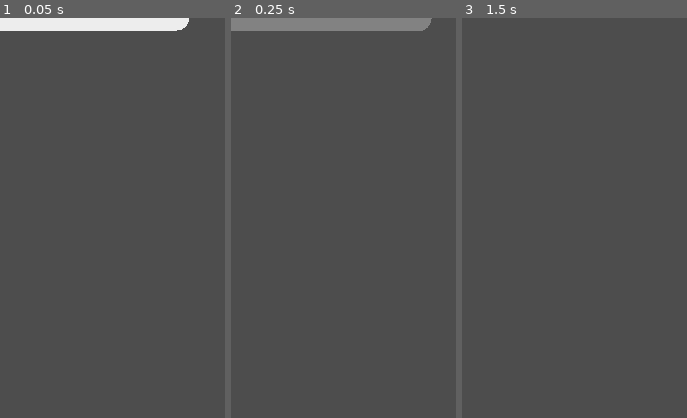
Above: before the commit, frames 1-3 (left to right).
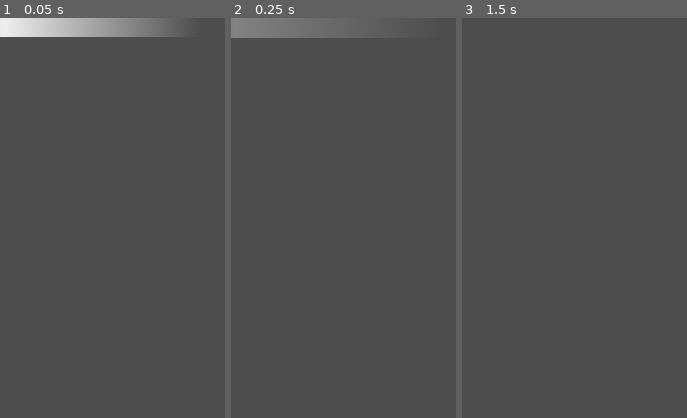
Above: after the commit, the same moments.

Repository: Revelnaut/blokki
Game: Godot game, scene res://horizontal_destruction_line.tscn
Same seed, same stepped clock (60 frames per second), same inputs: the game is played once before the commit and once after it. This scene is started directly instead of the project's main scene.
Inputs (mouse positions are % of the whole screen's width and height, from its top left):
- Up to frame 1 (0.05 s): no input
- Up to frame 2 (0.25 s): no input
- Up to frame 3 (1.5 s): tap Enter at 0.5 s; move the mouse to (72, 45) at 0.52 s; hold Up 0.53-1.28 s; click (72, 45) at 0.67 s; tap Space at 1.25 s; move the mouse to (30, 55) at 1.27 s; hold Down from 1.28 s (still down)
The pictures show only the part of the screen within x 0-50%, y 0-50%; the shares and areas given below are measured in that part.

The runs differ from the first frame. In frame 1, 3.3% of the frame differs, in the area x 0-84%, y 0-5%; in frame 2, 2.3%; in frame 3, nothing differs.

Commit message:
Revert back from the mistake that was the visual overhaul. Add Android icons.

Diff:
--- a/horizontal_destruction_line.tscn
+++ b/horizontal_destruction_line.tscn
@@ -1,6 +1,42 @@
-[gd_scene load_steps=5 format=3 uid="uid://2qlx8tunm5fo"]
+[gd_scene load_steps=9 format=3 uid="uid://2qlx8tunm5fo"]
 
 [ext_resource type="Script" path="res://horizontal_destruction_line.gd" id="1_4latr"]
+
+[sub_resource type="Gradient" id="Gradient_f0bfg"]
+offsets = PackedFloat32Array(0, 0.289617, 0.710383, 1)
+colors = PackedColorArray(1, 1, 1, 0, 1, 1, 1, 1, 1, 1, 1, 1, 1, 1, 1, 0)
+
+[sub_resource type="GradientTexture2D" id="GradientTexture2D_yl1fi"]
+gradient = SubResource("Gradient_f0bfg")
+width = 256
+height = 256
+
+[sub_resource type="Animation" id="Animation_hh63m"]
+length = 0.001
+tracks/0/type = "value"
+tracks/0/imported = false
+tracks/0/enabled = true
+tracks/0/path = NodePath(".:scale")
+tracks/0/interp = 1
+tracks/0/loop_wrap = true
+tracks/0/keys = {
+"times": PackedFloat32Array(0),
+"transitions": PackedFloat32Array(1),
+"update": 0,
+"values": [Vector2(1, 1)]
+}
+tracks/1/type = "value"
+tracks/1/imported = false
+tracks/1/enabled = true
+tracks/1/path = NodePath(".:modulate")
+tracks/1/interp = 1
+tracks/1/loop_wrap = true
+tracks/1/keys = {
+"times": PackedFloat32Array(0),
+"transitions": PackedFloat32Array(1),
+"update": 0,
+"values": [Color(1, 1, 1, 1)]
+}
 
 [sub_resource type="Animation" id="Animation_320jd"]
 resource_name = "disappear"
@@ -30,43 +66,33 @@
 "values": [Color(1, 1, 1, 1), Color(1, 1, 1, 0)]
 }
 
-[sub_resource type="Animation" id="Animation_hh63m"]
-length = 0.001
-tracks/0/type = "value"
-tracks/0/imported = false
-tracks/0/enabled = true
-tracks/0/path = NodePath(".:scale")
-tracks/0/interp = 1
-tracks/0/loop_wrap = true
-tracks/0/keys = {
-"times": PackedFloat32Array(0),
-"transitions": PackedFloat32Array(1),
-"update": 0,
-"values": [Vector2(1, 1)]
-}
-tracks/1/type = "value"
-tracks/1/imported = false
-tracks/1/enabled = true
-tracks/1/path = NodePath(".:modulate")
-tracks/1/interp = 1
-tracks/1/loop_wrap = true
-tracks/1/keys = {
-"times": PackedFloat32Array(0),
-"transitions": PackedFloat32Array(1),
-"update": 0,
-"values": [Color(1, 1, 1, 1)]
-}
-
 [sub_resource type="AnimationLibrary" id="AnimationLibrary_ooigd"]
 _data = {
 "RESET": SubResource("Animation_hh63m"),
 "disappear": SubResource("Animation_320jd")
 }
 
+[sub_resource type="Gradient" id="Gradient_bavjk"]
+offsets = PackedFloat32Array(0, 0.512077, 1)
+colors = PackedColorArray(1, 1, 1, 0, 1, 1, 1, 1, 1, 1, 1, 0)
+
+[sub_resource type="GradientTexture2D" id="GradientTexture2D_dk44a"]
+gradient = SubResource("Gradient_bavjk")
+width = 512
+height = 48
+
 [node name="HorizontalDestructionLine" type="Node2D"]
 script = ExtResource("1_4latr")
 
+[node name="Polygon2D" type="Polygon2D" parent="."]
+visible = false
+position = Vector2(0, 32)
+texture = SubResource("GradientTexture2D_yl1fi")
+polygon = PackedVector2Array(-256, -64, -256, 0, 256, 0, 256, -64)
+uv = PackedVector2Array(-8.00002, 0, -8.00002, 256, 264, 256, 264, 0)
+
 [node name="Line" type="Line2D" parent="."]
+visible = false
 position = Vector2(-256, 0)
 points = PackedVector2Array(32, 0, 480, 0)
 width = 32.0
@@ -79,3 +105,6 @@
 libraries = {
 "": SubResource("AnimationLibrary_ooigd")
 }
+
+[node name="Sprite2D" type="Sprite2D" parent="."]
+texture = SubResource("GradientTexture2D_dk44a")
--- a/project.godot
+++ b/project.godot
@@ -13,7 +13,7 @@
 config/name="Blocks"
 run/main_scene="res://main.tscn"
 config/features=PackedStringArray("4.1", "GL Compatibility")
-config/icon="res://nopes/nope3/icon.svg"
+config/icon="res://ui/icon.png"
 
 [autoload]
 
Not shown, changed: export_presets.cfg
Binary file added: ui/adaptive_icon_background.png
Not shown, added: ui/adaptive_icon_background.png.import
Binary file added: ui/adaptive_icon_foreground.png
Not shown, added: ui/adaptive_icon_foreground.png.import
Binary file added: ui/icon.png
Not shown, added: ui/icon.png.import
Not shown, changed: .gitignore
